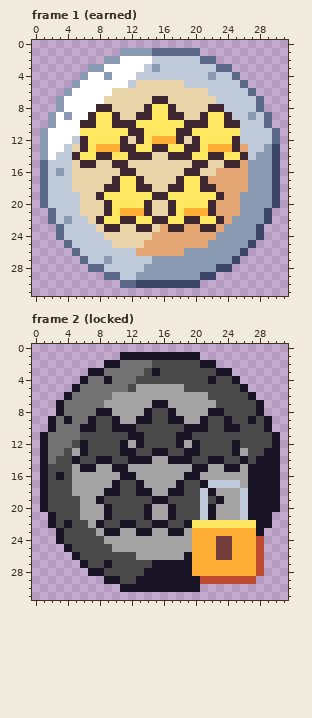
One commit to this pixel-art file: art/badges/badge-five-star-service.aseprite. This is how it looked before the edit.
32x32 pixels, 2 frames. Shown: frame 1 (earned), frame 2 (locked).
After the commit:
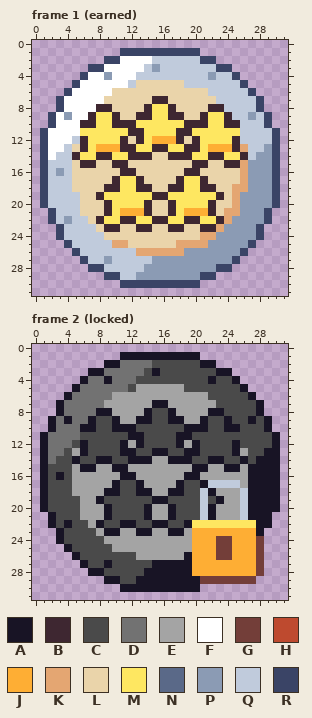
Palette (. is transparent): A #181425  B #3e2731  C #4a4a4a  D #727272  E #a4a4a4  F #ffffff  G #733e39  H #be4a2f  J #feae34  K #e4a672  L #ead4aa  M #fee761  N #5a6988  P #8b9bb4  Q #c0cbdc  R #3a4466
Edits made:
Frame 1 (earned):
y 1: x 11..20 PPPPNNNNNN -> RRRRRRRRRR
y 2: x 9..10 PP -> RR; x 21..22 NN -> RR
y 3: x 7..8 PP -> RR; x 23..24 NN -> RR
y 4: x 6 P -> R; x 25 N -> R
y 5: x 5 P -> R; x 26 N -> R
y 6: x 4 P -> R; x 27 N -> R
y 7..8: x 3 P -> R; x 28 N -> R
y 9..10: x 2 P -> R; x 29 N -> R
y 11..12: x 1 P -> R; x 30 N -> R
y 13..14: x 1 P -> R
y 15: x 1 N -> R
y 16: x 1 N -> R; x 23..25 KKK -> LLL
y 17: x 1 N -> R; x 22..25 KKKK -> LLLL
y 18: x 1 N -> R; x 23..24 KK -> LL
y 19: x 1 N -> R; x 24 K -> L
y 20: x 1 N -> R; x 23..24 KK -> LL
y 21: x 2 N -> R; x 23 K -> L
y 22: x 2 N -> R
y 23: x 3 N -> R; x 16 K -> L; x 19..20 KK -> LL
y 24: x 3 N -> R; x 15..20 KKKKKK -> LLLLLL
y 25: x 4 N -> R; x 10..11 LL -> KK; x 14..17 KKKK -> LLLL
y 26: x 5 N -> R
y 27: x 6 N -> R
y 28: x 7..8 NN -> RR
y 29: x 9..10 NN -> RR
y 30: x 11..12 NN -> RR
Frame 2 (locked):
y 24..28: x 28 H -> G
y 29: x 21..27 HHHHHHH -> GGGGGGG
Changed places in both pictures, as pixel boxes (x1, y1, x2, y2):
changed: (40, 48, 280, 288)
changed: (200, 536, 264, 584)
